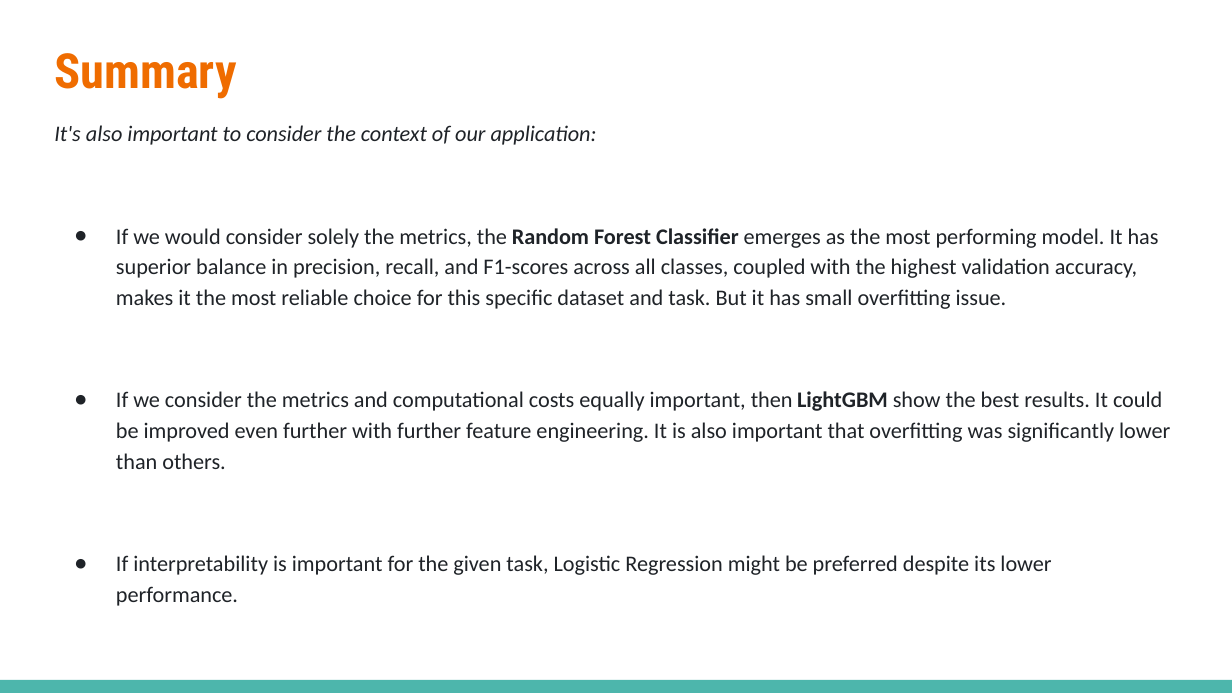
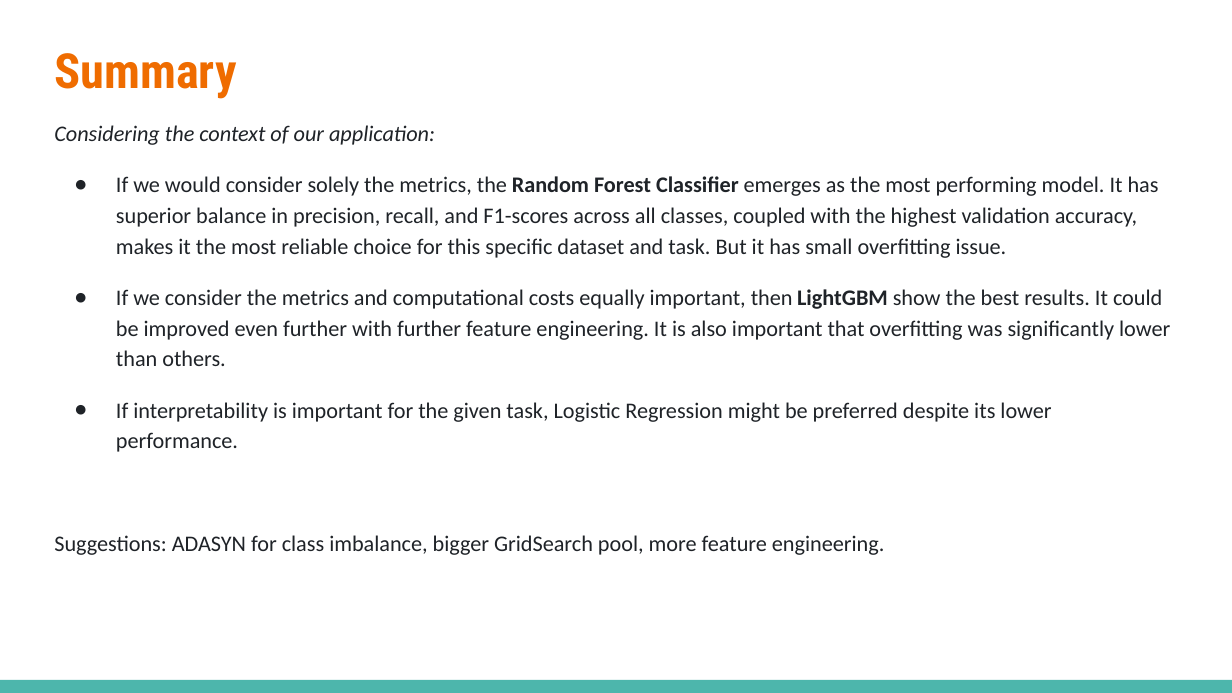
Before and after one commit to astronaut505/Credit-or-crisis, a slide deck: slide 15 of present.pptx (slide 13 before the commit). Drawn at 1232x693 pixels with LibreOffice and Linux fonts; fonts in the diff are those of the drawing. Boxes give left, top, right and bottom in pixels: in the first picture for what was removed or moved away, otherwise in the second. Text is boxed around its words. In the diff, an @@ line names an element or a change of style, - is before the commit and + after.

```diff
--- a/present.pptx
+++ b/present.pptx
@@ text at (54,125,435,145): text changed @@
-It's also important to consider the context of our application:
+Considering the context of our application:
@@ text at (54,535,885,555): paragraph added @@
+Suggestions: ADASYN for class imbalance, bigger GridSearch pool, more feature engineering.
```
Also in this commit, not shown: 3 other slides changed, 2 slides added.
